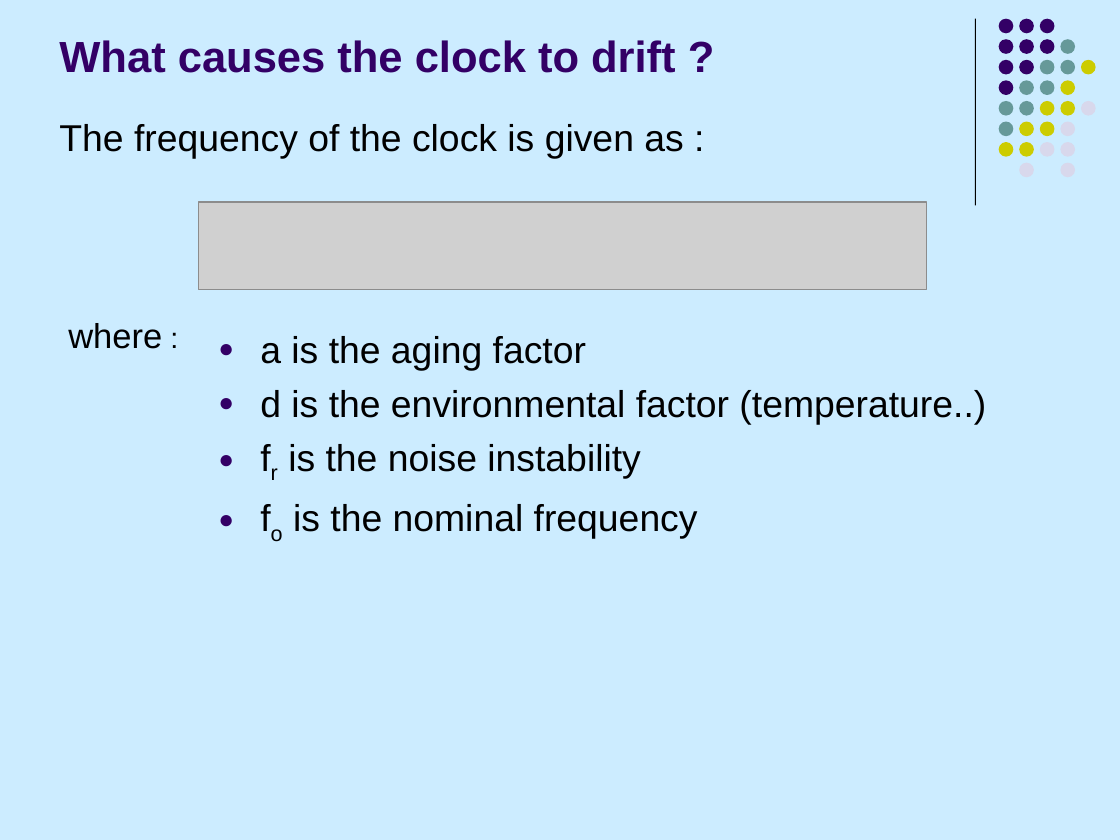
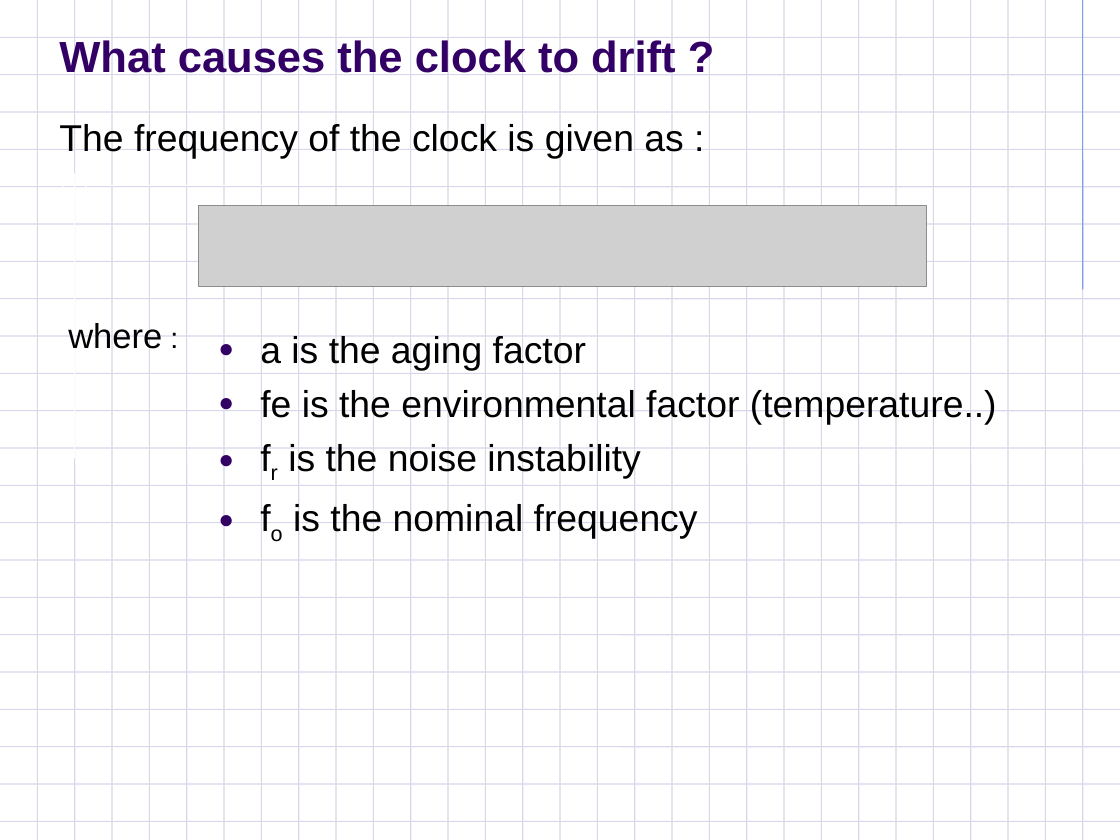
Before and after one commit to fasalex/symposium, a slide deck: slide 17 of Presentation.ppt (slide 16 before the commit). Drawn at 1120x840 pixels with LibreOffice and Linux fonts; fonts in the diff are those of the drawing; grey boxes stand for pictures; background and template pictures are left out. Boxes give left, top, right and bottom in pixels: in the first picture for what was removed or moved away, otherwise in the second. Text is boxed around its words. In the diff, an @@ line names an element or a change of style, - is before the commit and + after.

```diff
--- a/Presentation.ppt
+++ b/Presentation.ppt
@@ background #CCECFF to #FFFFFF @@
@@ line removed from (976, 19) to (976, 205) @@
@@ group added at box(0, 0, 1120, 840): 54 lines, 1 freeform shape @@
@@ group removed at box(999, 19, 1095, 177): 31 ellipses @@
@@ picture: place and size @@
-picture at box(198, 202, 926, 289)
+picture at box(198, 206, 926, 287)
@@ text at box(260, 390, 997, 424): text changed @@
-● d is the environmental factor (temperature..)
+● fe is the environmental factor (temperature..)
```
Also in this commit, not shown: 37 other slides changed, 4 slides added, 5 slides removed, 13 other files.
